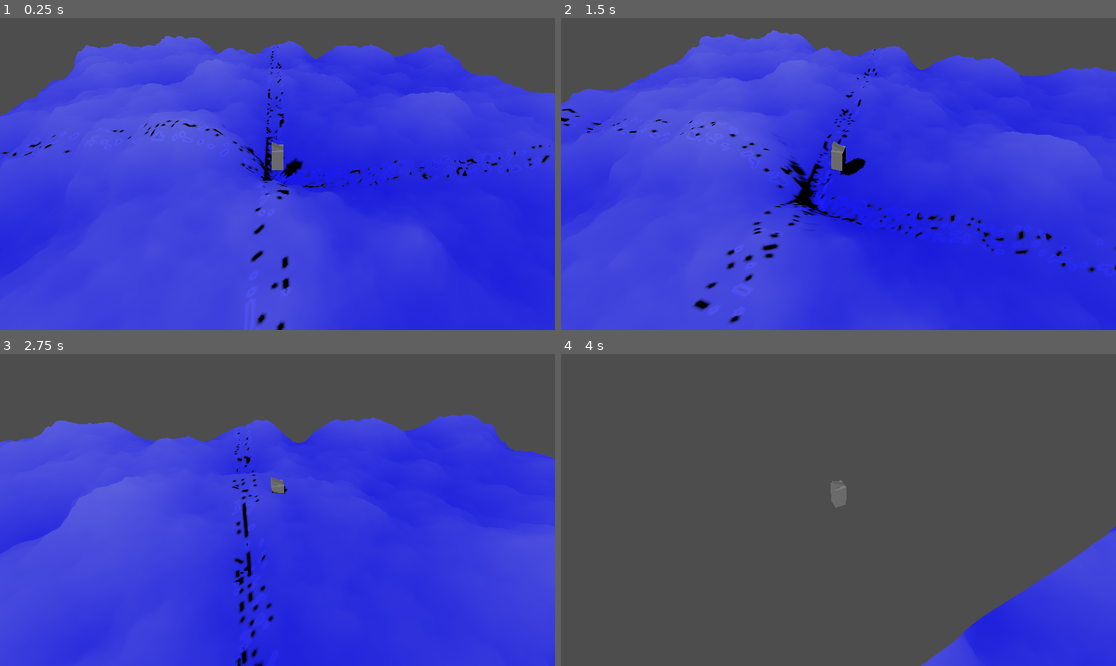
Above: before the commit, frames 1-4 (two rows, left to right).
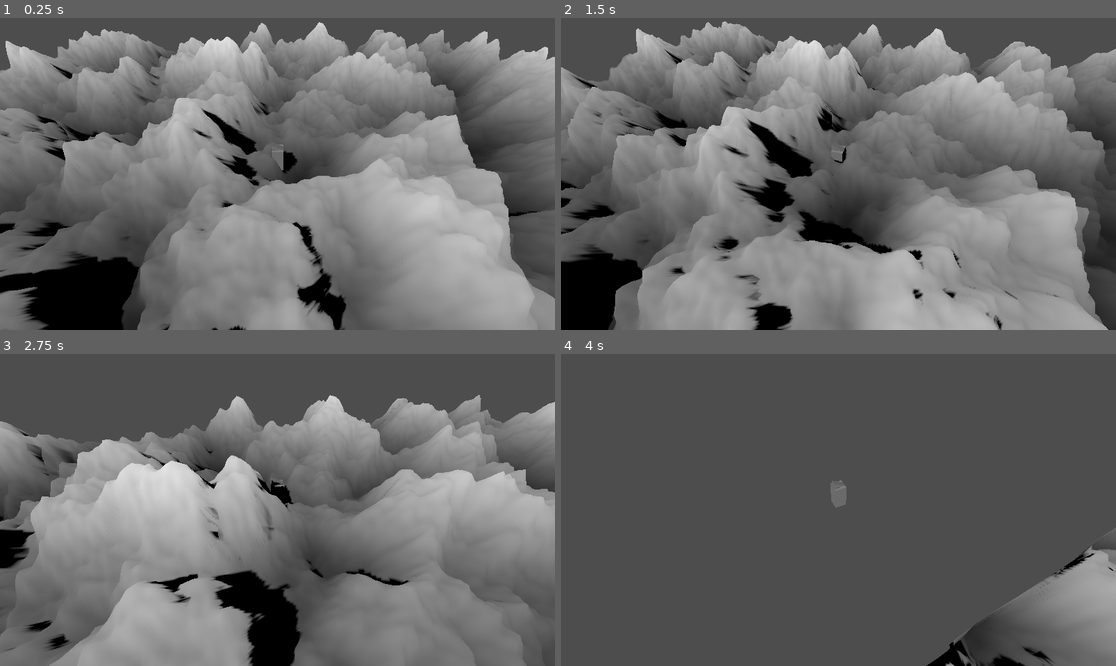
Above: after the commit, the same moments.

Repository: Willenbrink/fluid-sim-godot
Game: Godot game, scene res://main.tscn
The game is run twice, just before and just after one commit, with the same random seed, the same clock (stepped at 60 frames per second) and the same inputs.
Inputs (mouse positions are in pixels of both pictures, inside the frame that each line leads up to):
- Up to frame 1 (0.25 s): no input
- Up to frame 2 (1.5 s): move the mouse to (866, 174) at 0.52 s; hold W (move_forward) from 0.53 s (still down); move the mouse to (810, 174) at 1.27 s
- Up to frame 3 (2.75 s): keep holding W (move_forward); move the mouse to (288, 503) at 2.02 s
- Up to frame 4 (4 s): keep holding W (move_forward); move the mouse to (832, 516) at 2.77 s; move the mouse to (877, 513) at 3.52 s

The runs differ from the first frame. In frame 1, 92% of the frame differs, in the area x 0-100%, y 1-100%; in frame 2, 90%; in frame 3, 79%; in frame 4, 8.0%.

Commit message:
Start simple pipes method

Diff:
--- a/main.tscn
+++ b/main.tscn
@@ -1,17 +1,27 @@
-[gd_scene load_steps=7 format=3 uid="uid://qlmh4im4lm3e"]
+[gd_scene load_steps=12 format=3 uid="uid://qlmh4im4lm3e"]
 
 [ext_resource type="PackedScene" uid="uid://bnb0pv6w5eu5c" path="res://player.tscn" id="1_ac2d2"]
 [ext_resource type="PackedScene" uid="uid://bbmsdtcxce2yg" path="res://camera.tscn" id="2_o2117"]
 [ext_resource type="Script" path="res://camera.gd" id="3_qdbu2"]
-[ext_resource type="Shader" path="res://ocean_heightmap.gdshader" id="4_e0p4l"]
+[ext_resource type="PackedScene" uid="uid://cw3x5a2ooeid" path="res://perlin_noise.tscn" id="4_mjjr5"]
+[ext_resource type="Shader" path="res://simplePipes.gdshader" id="5_tvsbo"]
+
+[sub_resource type="FastNoiseLite" id="FastNoiseLite_0murg"]
+
+[sub_resource type="NoiseTexture2D" id="NoiseTexture2D_v2tta"]
+noise = SubResource("FastNoiseLite_0murg")
+
+[sub_resource type="FastNoiseLite" id="FastNoiseLite_wp78o"]
+
+[sub_resource type="NoiseTexture2D" id="NoiseTexture2D_8a3hw"]
+as_normal_map = true
+noise = SubResource("FastNoiseLite_wp78o")
 
 [sub_resource type="ShaderMaterial" id="ShaderMaterial_u0pqp"]
 render_priority = 0
-shader = ExtResource("4_e0p4l")
-shader_parameter/dist_vertices = 0.125
-shader_parameter/amplitude = 4.0
-shader_parameter/frequency = 0.125
-shader_parameter/direction = Vector2(1, 0.3)
+shader = ExtResource("5_tvsbo")
+shader_parameter/noise = SubResource("NoiseTexture2D_v2tta")
+shader_parameter/normalmap = SubResource("NoiseTexture2D_8a3hw")
 
 [sub_resource type="PlaneMesh" id="PlaneMesh_nm2xy"]
 material = SubResource("ShaderMaterial_u0pqp")
@@ -33,7 +43,9 @@
 transform = Transform3D(1, 0, 0, 0, 0.707107, 0.707107, 0, -0.707107, 0.707107, 0, -2, 0)
 script = ExtResource("3_qdbu2")
 
-[node name="MeshInstance3D" type="MeshInstance3D" parent="."]
+[node name="PerlinNoise" parent="." instance=ExtResource("4_mjjr5")]
+
+[node name="SimplePipes" type="MeshInstance3D" parent="."]
 mesh = SubResource("PlaneMesh_nm2xy")
 
 [editable path="Player/CameraPivot"]
--- /dev/null
+++ b/perlin_noise.tscn
@@ -0,0 +1,21 @@
+[gd_scene load_steps=4 format=3 uid="uid://cw3x5a2ooeid"]
+
+[ext_resource type="Shader" path="res://ocean_heightmap.gdshader" id="1_kngqf"]
+
+[sub_resource type="ShaderMaterial" id="ShaderMaterial_u0pqp"]
+render_priority = 0
+shader = ExtResource("1_kngqf")
+shader_parameter/dist_vertices = 0.125
+shader_parameter/amplitude = 4.0
+shader_parameter/frequency = 0.125
+shader_parameter/direction = Vector2(1, 0.3)
+
+[sub_resource type="PlaneMesh" id="PlaneMesh_nm2xy"]
+material = SubResource("ShaderMaterial_u0pqp")
+size = Vector2(64, 64)
+subdivide_width = 256
+subdivide_depth = 256
+
+[node name="PerlinNoise" type="MeshInstance3D"]
+visible = false
+mesh = SubResource("PlaneMesh_nm2xy")
--- /dev/null
+++ b/simplePipes.gdshader
@@ -0,0 +1,22 @@
+shader_type spatial;
+//render_mode unshaded;
+
+uniform sampler2D noise;
+uniform sampler2D normalmap;
+
+varying vec2 pos;
+
+void vertex() {
+	pos = VERTEX.xz / 64.0 + 0.5;
+	float height = texture(noise, pos).x;
+	VERTEX.y += height * 10.0;
+	//COLOR.xyz = vec3(height / amplitude);
+	//COLOR.xyz = vec3((height - 0.5) / amplitude / 4.0,(height - 0.25) / amplitude / 4.0,1.0);
+	COLOR.xyz = vec3(height, height, height);
+}
+
+void fragment() {
+	//COLOR.xyz = vec3(1.0,0.0,0.0);
+	ALBEDO = COLOR.xyz;
+	NORMAL_MAP = texture(normalmap, pos).xyz;
+}
